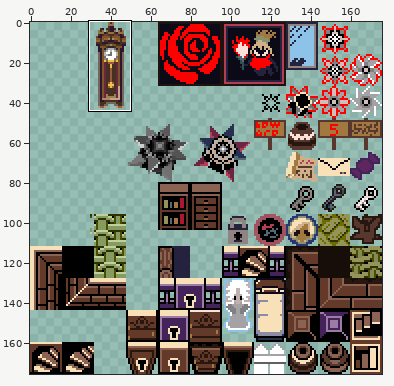
File history of a sprite sheet, Resources/worldtiles.png. The picture above shows the old version from afar; the outline marks the close-up.
Close-up. As it was:
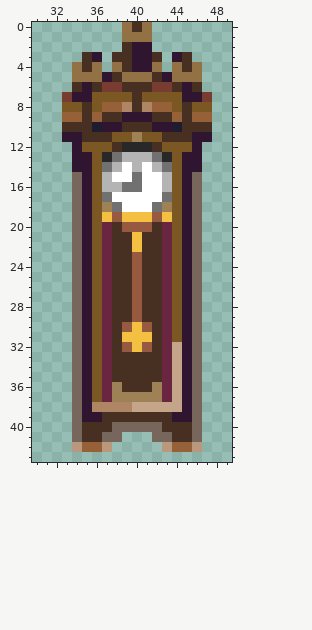
The file is 176x176 pixels. Pixels under 10% opacity are left out. Colours within 5 levels of each other are drawn and written as one. Shown: x 30..49, y 0..43. The commit also changed other parts of the picture, which this record leaves out.
Now the later version:
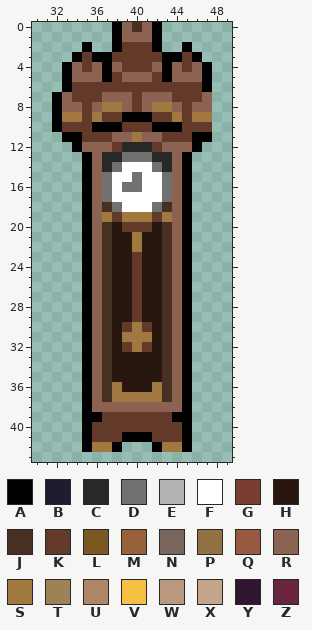
Palette (. is transparent): A #000000  B #201c30  C #282828  D #717171  E #b4b4b4  F #ffffff  G #783c30  H #28170f  J #473022  K #633a29  L #7a5723  M #966138  N #77665b  P #927145  Q #985941  R #8c6352  S #a07840  T #9e8255  U #ae8565  V #f3c042  W #ba987d  X #c5a58a  Y #301530  Z #6a2540
The exact change:
@@ x 30..49 @@
- 0 .........PJP........
- 1 .........PPP........
- 2 .........JYY........
- 3 .....JY.JJYYJ.YJ....
- 4 ....PJP.PJYYP.PJP...
- 5 ....PPPYJPPPJYPPP...
- 6 ....JYJGGJJJGGJYJ...
- 7 ...GYYLLLLJLLLLYYG..
- 8 ...LLJLMMUJUMMLJLL..
- 9 ...MMJMJJYYYJJMJMM..
-10 ...JJJBYYJJJYYBJJJ..
-11 ...YYJJJLLTLLJJJYY..
-12 ....YLLLJCCCJLLLY...
-13 ....YYLCDEEEDCLYY...
-14 ....YYLDEFEFEDLYY...
-15 ....NYLEFFDFFELYN...
-16 ....NYLEEDDFFELYN...
-17 ....NYLDFFFFFDLYN...
-18 ....NYLTDFFFDTLYN...
-19 ....NYLVQVVVQVLYN...
-20 ....NYLZJQQQJZLYN...
-21 ....NYLZJJVJJZLYN...
-22 ....NYLZJJVJJZLYN...
-23 ....NYLZJJQJJZLYN...
-24 ....NYLZJJQJJZLYN...
-25 ....NYLZJJQJJZLYN...
-26 ....NYLZJJQJJZLYN...
-27 ....NYLZJJQJJZLYN...
-28 ....NYLZJJQJJZLYN...
-29 ....NYLZJJQJJZLYN...
-30 ....NYLZJQVQJZLYN...
-31 ....NYLZJVVVJZLYN...
-32 ....NYLZJQVQJZXYN...
-33 ....NYLZJJJJJZXYN...
-34 ....NYLZJJJJJZXYN...
-35 ....NYLZJJJJJZXYN...
-36 ....NYLZTJJJTZXYN...
-37 ....NYLZTTTTTZXYN...
-38 ....NYUUUUXXXXXYN...
-39 ....NYYJJJJJJJYYN...
-40 ....NJJJNNNNNJJJN...
-41 ....NJJNN...NNJJN...
-42 ....WMMW.....WMMW...
+ 0 ........ARJRA.......
+ 1 ........ARRRA.......
+ 2 .....A..AKKKA..A....
+ 3 ....AKAAKKKKKAAKA...
+ 4 ...ARKRARKKKRARKRA..
+ 5 ...ARRRAKRRRKARRRA..
+ 6 ...AKKKKKKKKKKKKKA..
+ 7 ..ARKKKRRRKRRRKKKR..
+ 8 ..ARRKRSSRKRSSRKRR..
+ 9 ..ASSKSKKAAAKKSKSS..
+10 ..AKKKAAAKKKAAAKKK..
+11 ...AAKKKRRSRRKKKAA..
+12 ....ARRRKCCCKRRRA...
+13 .....ARCCDDDCCRA....
+14 .....ARCDFFFDCRA....
+15 .....ARDFFDFFDRA....
+16 .....ARDFDDFFDRA....
+17 .....ARDFFFFFDRA....
+18 .....ARJDFFFDJRA....
+19 .....ARSKSSSKSRA....
+20 .....ARJHKKKHJRA....
+21 .....ARJHHSHHJRA....
+22 .....ARJHHSHHJRA....
+23 .....ARJHHKHHJRA....
+24 .....ARJHHKHHJRA....
+25 .....ARJHHKHHJRA....
+26 .....ARJHHKHHJRA....
+27 .....ARJHHKHHJRA....
+28 .....ARJHHKHHJRA....
+29 .....ARJHHKHHJRA....
+30 .....ARJHKSKHJRA....
+31 .....ARJHSSSHJRA....
+32 .....ARJHKSKHJRA....
+33 .....ARJHHHHHJRA....
+34 .....ARJHHHHHJRA....
+35 .....ARJHHHHHJRA....
+36 .....ARJSHHHSJRA....
+37 .....ARJSSSSSJRA....
+38 .....ARRRRRRRRRA....
+39 .....AAKKKKKKKAA....
+40 .....AKKKKKKKKKA....
+41 .....AKKKAAAKKKA....
+42 .....ASSA...ASSA....
 43 ....................
Boxes around the changes in both close-ups, in picture pixels (x1, y1, x2, y2):
changed: (52, 22, 212, 452)
